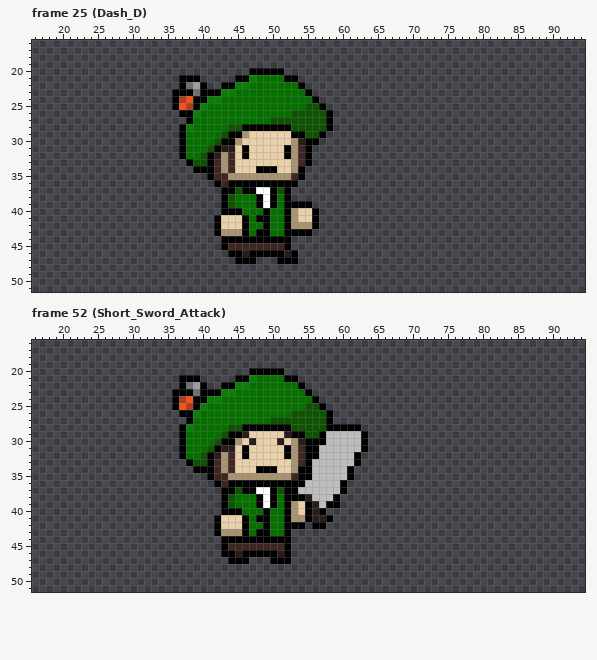
A pixel-art file gets an edit: Assets/Sprites/Aseprite/Bard.aseprite. The picture above is the old version.
96x64 pixels, 174 frames. Shown: frame 25 (Dash_D): x 16..94, y 16..51; frame 52 (Short_Sword_Attack): x 16..94, y 16..51. The commit also changed other frames, which this record leaves out.
After:
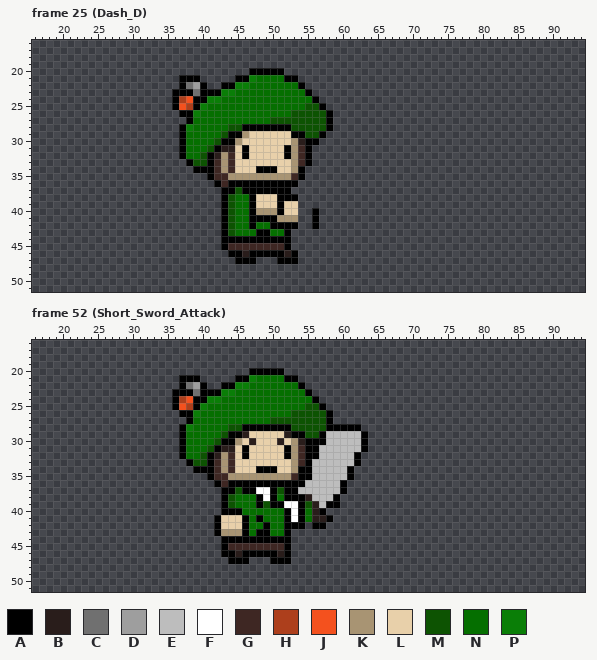
Palette (. is transparent): A #000000  B #291d1b  C #707070  D #9e9e9e  E #bdbdbd  F #ffffff  G #3e2723  H #ad3f1c  J #f4511e  K #a89473  L #e8d0aa  M #0d5302  N #056f00  P #0a7e07
Author's note on the commit: Dash attack animations created
Changes in this commit:
Frame 25 (Dash_D), layer "Front":
y 37: x 48..49 FF -> AA; x 51 M -> A
y 38: x 47..51 NAFAN -> ALLLA; x 53 . -> A
y 39: x 47..55 NAFANAAAA -> ALLLALL..
y 40: x 44..45 AA -> MN; x 47..55 NNANNAKLL -> AKKKALL..
y 41: x 42..47 ALLLAN -> .AMNNA; x 50..52 NNA -> AKK; x 54..55 LL -> ..
y 42: x 42..47 ALLLAN -> .AMNNA; x 49..51 ANN -> NAA; x 53..55 KKK -> A..
y 43: x 42..46 AKKKA -> .AMNN; x 53..55 AAA -> ...
Frame 52 (Short_Sword_Attack), layer "Front":
y 39: x 49 F -> M; x 51..55 NAKLA -> AFFAM
y 40: x 49 A -> N; x 53..55 KLA -> FAN
y 41: x 49 A -> N; x 53..55 KKA -> FAN
Where, in picture pixels (left, top, right, bottom), the same in both pictures:
changed: (214, 187, 312, 236)
changed: (263, 501, 312, 522)
